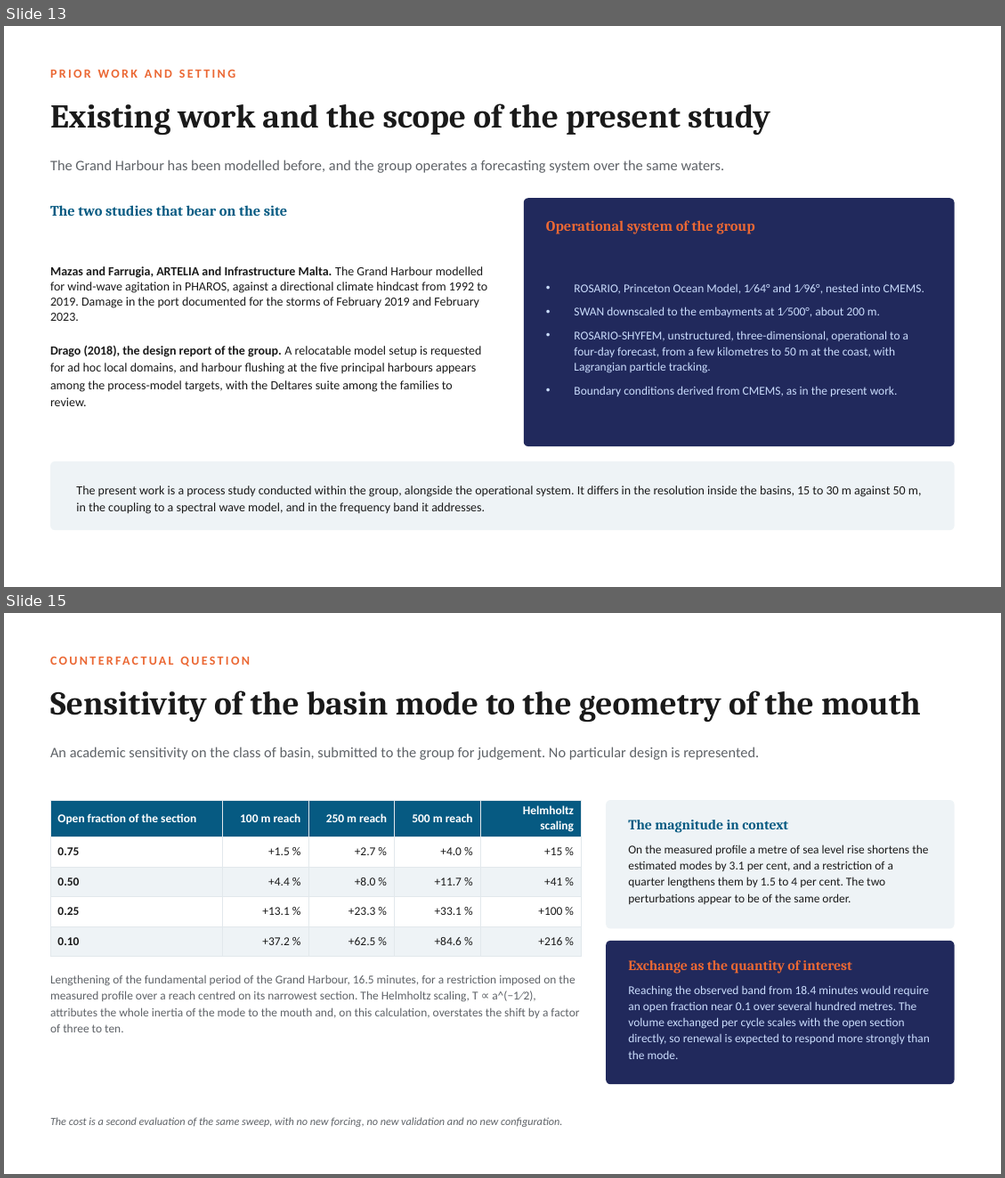
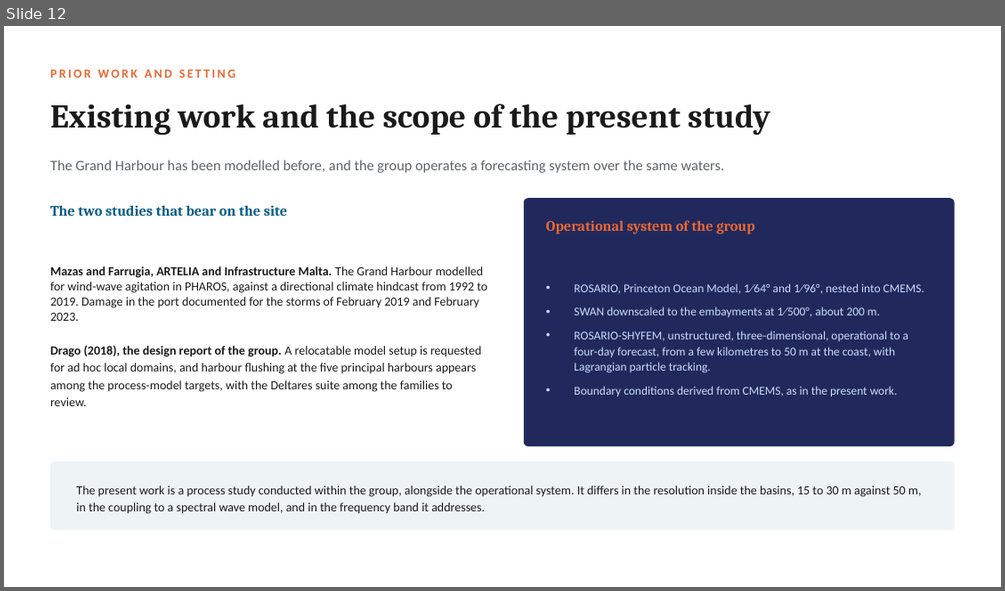
Before and after one commit to cicero-martins/MaltaDT, a slide deck: docs/valletta_model_concept_2026-10-08.pptx. Shown one above the other, each under a label of ours: slides 13 and 15 before the commit, slide 12 after it; the slides between them are not shown. The pictures are 1005x1178 and 1005x591 pixels, drawn with LibreOffice and Linux fonts; fonts in the diff are those of the drawing. Boxes give left, top, right and bottom in pixels: in the first picture for what was removed or moved away, otherwise in the second. Text is boxed around its words. In the diff, an @@ line names an element or a change of style, - is before the commit and + after.

Commit message:
docs(deck): restructure the full deck to sixteen slides and clarify the design
The slide on the eigenvalue calculation is merged into the Senglea
slide, since its role is to support one row of the period table and the
spectrum is the test of that row. The slide on the mouth sensitivity is
folded into the research questions, where it is one of three
accompanying questions. The design slide no longer opposes sweep and
hindcast, since both are planned: the sweep of 96 scenarios addresses
the long wave and the hindcast validates circulation and waves. The
assumptions behind the 160 simulated days and the 17-minute period are
stated, the open questions return to one slide of six, three-dimensional
runs move to October, and the closing slide carries the repository link
and the cover photograph.

The cover is now held in docs/deck_cover.pptx, so that a rebuild of
either deck does not depend on a previous build.

```diff
--- a/docs/valletta_model_concept_2026-10-08.pptx
+++ b/docs/valletta_model_concept_2026-10-08.pptx
@@ slide 15 removed at (4, 613, 1001, 1174), background #FFFFFF @@
@@ text removed at (50, 649, 723, 672) @@
-COUNTERFACTUAL QUESTION
@@ text removed at (50, 690, 921, 722) @@
-Sensitivity of the basin mode to the geometry of the mouth
@@ text removed at (50, 747, 759, 760) @@
-An academic sensitivity on the class of basin, submitted to the group for judgement. No particular design is represented.
@@ table removed at (50, 800, 582, 949), 5 rows, 5 columns @@
-Open fraction of the section | 100 m reach | 250 m reach | 500 m reach | Helmholtz scaling
-0.75 | +1.5 % | +2.7 % | +4.0 % | +15 %
-0.50 | +4.4 % | +8.0 % | +11.7 % | +41 %
-0.25 | +13.1 % | +23.3 % | +33.1 % | +100 %
-0.10 | +37.2 % | +62.5 % | +84.6 % | +216 %
@@ rounded rectangle removed at (606, 800, 955, 929) @@
@@ text removed at (628, 819, 788, 833) @@
-The magnitude in context
@@ text removed at (628, 844, 928, 904) @@
-On the measured profile a metre of sea level rise shortens the estimated modes by 3.1 per cent, and a restriction of a quarter lengthens them by 1.5 to 4 per cent. The two perturbations appear to be of the same order.
@@ rounded rectangle removed at (606, 941, 955, 1084) @@
@@ text removed at (50, 974, 579, 1032) @@
-Lengthening of the fundamental period of the Grand Harbour, 16.5 minutes, for a restriction imposed on the measured profile over a reach centred on its narrowest section. The Helmholtz scaling, T ∝ a^(−1∕2), attributes the whole inertia of the mode to the mouth and, on this calculation, overstates the shift by a factor of three to ten.
@@ text removed at (628, 960, 851, 973) @@
-Exchange as the quantity of interest
@@ text removed at (628, 985, 930, 1059) @@
-Reaching the observed band from 18.4 minutes would require an open fraction near 0.1 over several hundred metres. The volume exchanged per cycle scales with the open section directly, so renewal is expected to respond more strongly than the mode.
@@ text removed at (50, 1117, 562, 1127) @@
-The cost is a second evaluation of the same sweep, with no new forcing, no new validation and no new configuration.
@@ what was slide 13 is now slide 12 @@
```
Also in this commit, not shown: 5 slides changed, 2 slides added, 4 other slides removed, 6 other files.
